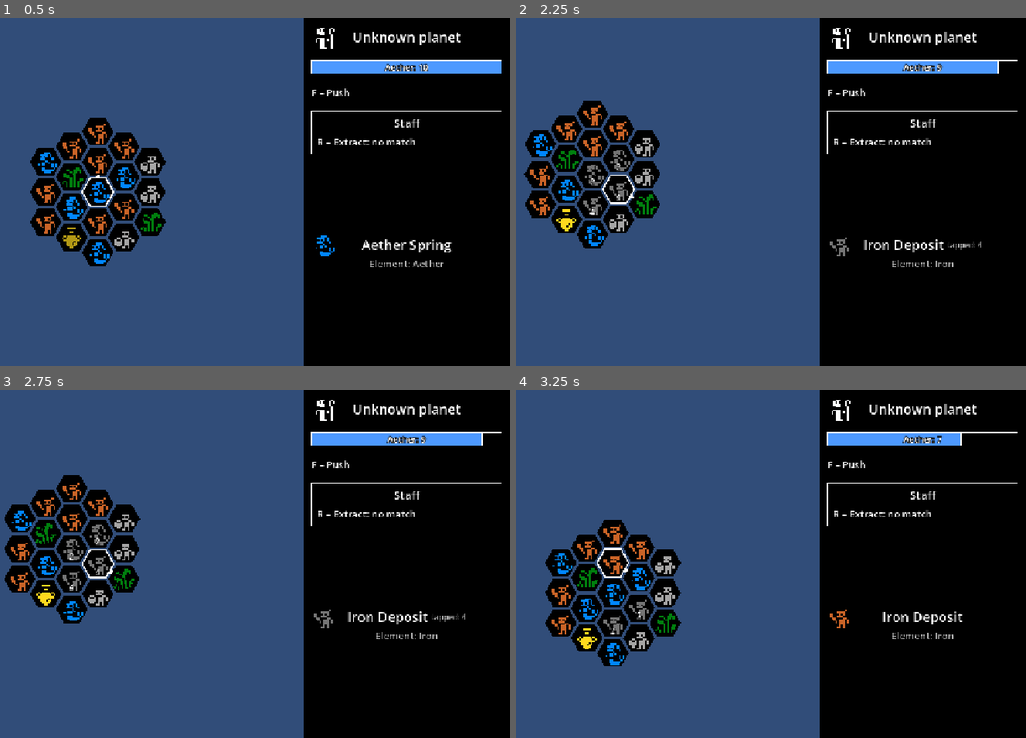
Above: before the commit, frames 1-4 (two rows, left to right).
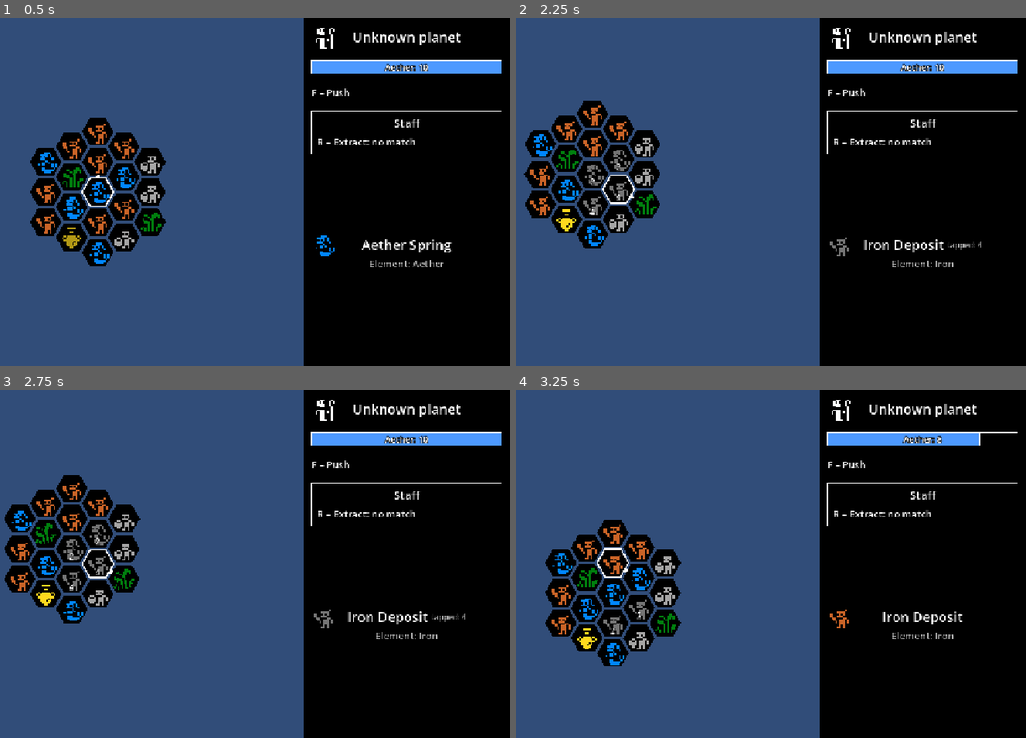
Above: after the commit, the same moments.

Repository: scunningham777/spaes-wrzrds
Game: Godot game, scene res://scenes/planet.tscn
Two runs of this game, one before a commit and one after it. Both use one fixed random seed, a clock stepped at 60 frames per second and the inputs below. This scene is started directly instead of the project's main scene.
Inputs:
- Up to frame 1 (0.5 s): no input
- Up to frame 2 (2.25 s): tap Enter (ui_accept) at 0.5, 0.77, 1.25, 1.52 s; hold D (hex_right) 0.53-1.28 s; hold R (extract) 0.53-1.28 s; hold X (hex_down) 1.28-2.03 s; tap R (extract) at 1.35 s; hold D (hex_right) from 2.03 s (still down); hold E (hex_ne) from 2.03 s (still down)
- Up to frame 3 (2.75 s): keep holding D (hex_right); keep holding E (hex_ne); tap R (extract) at 2.3 s
- Up to frame 4 (3.25 s): release D (hex_right) at 2.78 s; release E (hex_ne) at 2.78 s; hold W (hex_up) from 2.78 s (still down); tap Q (hex_nw) at 2.85 s; tap Enter (ui_accept) at 3.02 s; tap R (extract) at 3.05 s

Frame 1 is identical in both runs. In frame 2, 0.3% of the frame differs, in the area x 75-99%, y 12-16%; in frame 3, 0.3%; in frame 4, 0.2%.

Commit message:
Extract more aether

Diff:
--- a/scenes/ui/inventory_panel.tscn
+++ b/scenes/ui/inventory_panel.tscn
@@ -1,27 +1,10 @@
-[gd_scene format=3]
+[gd_scene format=3 uid="uid://dnubnvbfaqsu0"]
 
-[ext_resource type="Script" path="res://scripts/ui/inventory_panel.gd" id="1_script"]
-[ext_resource type="Script" path="res://scripts/ui/item_icon.gd" id="2_icon"]
+[ext_resource type="Script" uid="uid://ev1kvi44dwf2" path="res://scripts/ui/inventory_panel.gd" id="1_script"]
+[ext_resource type="Script" uid="uid://ccvbm35omxlk5" path="res://scripts/ui/item_icon.gd" id="2_icon"]
 
-[sub_resource type="StyleBoxFlat" id="StyleBoxFlat_panel"]
-bg_color = Color(0.1, 0.105, 0.12, 0.97)
-border_width_left = 2
-border_width_top = 2
-border_width_right = 2
-border_width_bottom = 2
-border_color = Color(0.5, 0.42, 0.28, 1)
-corner_radius_top_left = 6
-corner_radius_top_right = 6
-corner_radius_bottom_right = 6
-corner_radius_bottom_left = 6
-
-[sub_resource type="StyleBoxFlat" id="StyleBoxFlat_slot"]
-bg_color = Color(0.2, 0.21, 0.24, 1)
-border_width_left = 2
-border_width_top = 2
-border_width_right = 2
-border_width_bottom = 2
-border_color = Color(0.3, 0.31, 0.34, 1)
+[sub_resource type="StyleBoxFlat" id="StyleBoxFlat_slot_empty"]
+bg_color = Color(0.14, 0.145, 0.16, 1)
 corner_radius_top_left = 6
 corner_radius_top_right = 6
 corner_radius_bottom_right = 6
@@ -51,23 +34,40 @@
 corner_radius_bottom_right = 6
 corner_radius_bottom_left = 6
 
-[sub_resource type="StyleBoxFlat" id="StyleBoxFlat_slot_empty"]
-bg_color = Color(0.14, 0.145, 0.16, 1)
+[sub_resource type="StyleBoxFlat" id="StyleBoxFlat_slot"]
+bg_color = Color(0.2, 0.21, 0.24, 1)
+border_width_left = 2
+border_width_top = 2
+border_width_right = 2
+border_width_bottom = 2
+border_color = Color(0.3, 0.31, 0.34, 1)
+corner_radius_top_left = 6
+corner_radius_top_right = 6
+corner_radius_bottom_right = 6
+corner_radius_bottom_left = 6
+
+[sub_resource type="StyleBoxFlat" id="StyleBoxFlat_panel"]
+bg_color = Color(0.1, 0.105, 0.12, 0.97)
+border_width_left = 2
+border_width_top = 2
+border_width_right = 2
+border_width_bottom = 2
+border_color = Color(0.5, 0.42, 0.28, 1)
 corner_radius_top_left = 6
 corner_radius_top_right = 6
 corner_radius_bottom_right = 6
 corner_radius_bottom_left = 6
 
 [sub_resource type="Theme" id="Theme_inventory"]
+default_font_size = 20
 Button/styles/disabled = SubResource("StyleBoxFlat_slot_empty")
 Button/styles/hover = SubResource("StyleBoxFlat_slot_hover")
 Button/styles/hover_pressed = SubResource("StyleBoxFlat_slot_selected")
 Button/styles/normal = SubResource("StyleBoxFlat_slot")
 Button/styles/pressed = SubResource("StyleBoxFlat_slot_selected")
 PanelContainer/styles/panel = SubResource("StyleBoxFlat_panel")
-default_font_size = 20
 
-[node name="InventoryPanel" type="PanelContainer"]
+[node name="InventoryPanel" type="PanelContainer" unique_id=263384360]
 anchors_preset = 8
 anchor_left = 0.5
 anchor_top = 0.5
@@ -82,29 +82,29 @@
 theme = SubResource("Theme_inventory")
 script = ExtResource("1_script")
 
-[node name="Margin" type="MarginContainer" parent="."]
+[node name="Margin" type="MarginContainer" parent="." unique_id=860108609]
 layout_mode = 2
 theme_override_constants/margin_left = 16
 theme_override_constants/margin_top = 12
 theme_override_constants/margin_right = 16
 theme_override_constants/margin_bottom = 12
 
-[node name="Layout" type="VBoxContainer" parent="Margin"]
+[node name="Layout" type="VBoxContainer" parent="Margin" unique_id=1178430682]
 layout_mode = 2
 theme_override_constants/separation = 12
 
-[node name="Title" type="Label" parent="Margin/Layout"]
+[node name="Title" type="Label" parent="Margin/Layout" unique_id=1682672190]
 unique_name_in_owner = true
 layout_mode = 2
 theme_override_font_sizes/font_size = 28
 text = "Inventory"
 
-[node name="Body" type="HBoxContainer" parent="Margin/Layout"]
+[node name="Body" type="HBoxContainer" parent="Margin/Layout" unique_id=1170468992]
 layout_mode = 2
 size_flags_vertical = 3
 theme_override_constants/separation = 20
 
-[node name="Grid" type="GridContainer" parent="Margin/Layout/Body"]
+[node name="Grid" type="GridContainer" parent="Margin/Layout/Body" unique_id=2119663910]
 unique_name_in_owner = true
 layout_mode = 2
 size_flags_vertical = 0
@@ -112,39 +112,39 @@
 theme_override_constants/v_separation = 8
 columns = 4
 
-[node name="Details" type="VBoxContainer" parent="Margin/Layout/Body"]
+[node name="Details" type="VBoxContainer" parent="Margin/Layout/Body" unique_id=1699002207]
 layout_mode = 2
 size_flags_horizontal = 3
 theme_override_constants/separation = 8
 
-[node name="Header" type="HBoxContainer" parent="Margin/Layout/Body/Details"]
+[node name="Header" type="HBoxContainer" parent="Margin/Layout/Body/Details" unique_id=1259380633]
 layout_mode = 2
 theme_override_constants/separation = 12
 
-[node name="DetailIcon" type="Control" parent="Margin/Layout/Body/Details/Header"]
+[node name="DetailIcon" type="Control" parent="Margin/Layout/Body/Details/Header" unique_id=2070523112]
 unique_name_in_owner = true
 custom_minimum_size = Vector2(64, 64)
 layout_mode = 2
 mouse_filter = 2
 script = ExtResource("2_icon")
 
-[node name="Names" type="VBoxContainer" parent="Margin/Layout/Body/Details/Header"]
+[node name="Names" type="VBoxContainer" parent="Margin/Layout/Body/Details/Header" unique_id=1051678223]
 layout_mode = 2
 size_flags_vertical = 4
 theme_override_constants/separation = 0
 
-[node name="NameLabel" type="Label" parent="Margin/Layout/Body/Details/Header/Names"]
+[node name="NameLabel" type="Label" parent="Margin/Layout/Body/Details/Header/Names" unique_id=52944722]
 unique_name_in_owner = true
 layout_mode = 2
 theme_override_font_sizes/font_size = 24
 text = "Nothing selected"
 
-[node name="CountLabel" type="Label" parent="Margin/Layout/Body/Details/Header/Names"]
+[node name="CountLabel" type="Label" parent="Margin/Layout/Body/Details/Header/Names" unique_id=930971960]
 unique_name_in_owner = true
 modulate = Color(1, 1, 1, 0.7)
 layout_mode = 2
 
-[node name="DescriptionLabel" type="Label" parent="Margin/Layout/Body/Details"]
+[node name="DescriptionLabel" type="Label" parent="Margin/Layout/Body/Details" unique_id=1661324884]
 unique_name_in_owner = true
 custom_minimum_size = Vector2(280, 0)
 layout_mode = 2
@@ -152,7 +152,7 @@
 text = "Select an item to see what it is."
 autowrap_mode = 3
 
-[node name="Hint" type="Label" parent="Margin/Layout"]
+[node name="Hint" type="Label" parent="Margin/Layout" unique_id=45499235]
 modulate = Color(1, 1, 1, 0.6)
 layout_mode = 2
 text = "I / Esc close"
--- a/scripts/core/foci.gd
+++ b/scripts/core/foci.gd
@@ -19,7 +19,7 @@
 ## Per-focus stats. distance: tiles ahead of the player that extraction also needs (all sharing an
 ## element with the player's tile). extract_amount: items gained of each shared element.
 const STATS: Dictionary[StringName, Dictionary] = {
-	STAFF: {"distance": 1, "extract_amount": 1},
+	STAFF: {"distance": 1, "extract_amount": 2},
 }
 
 
